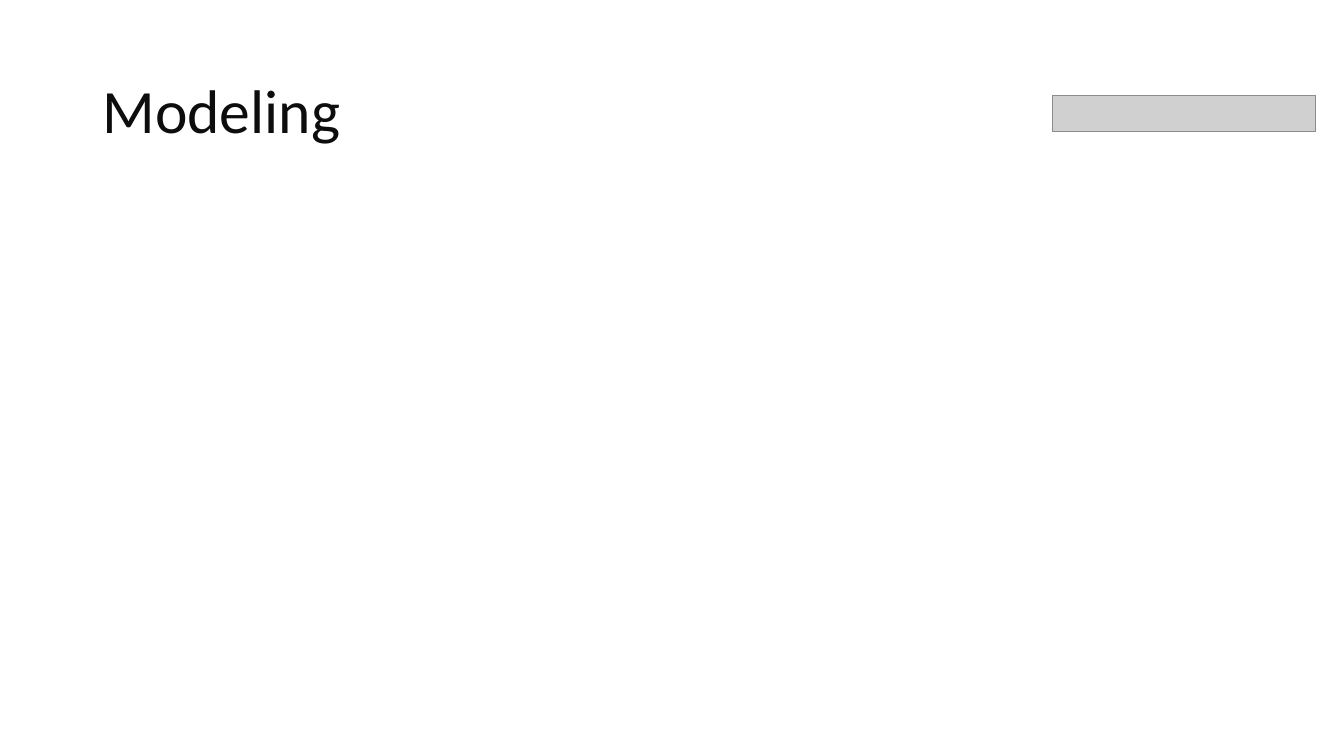
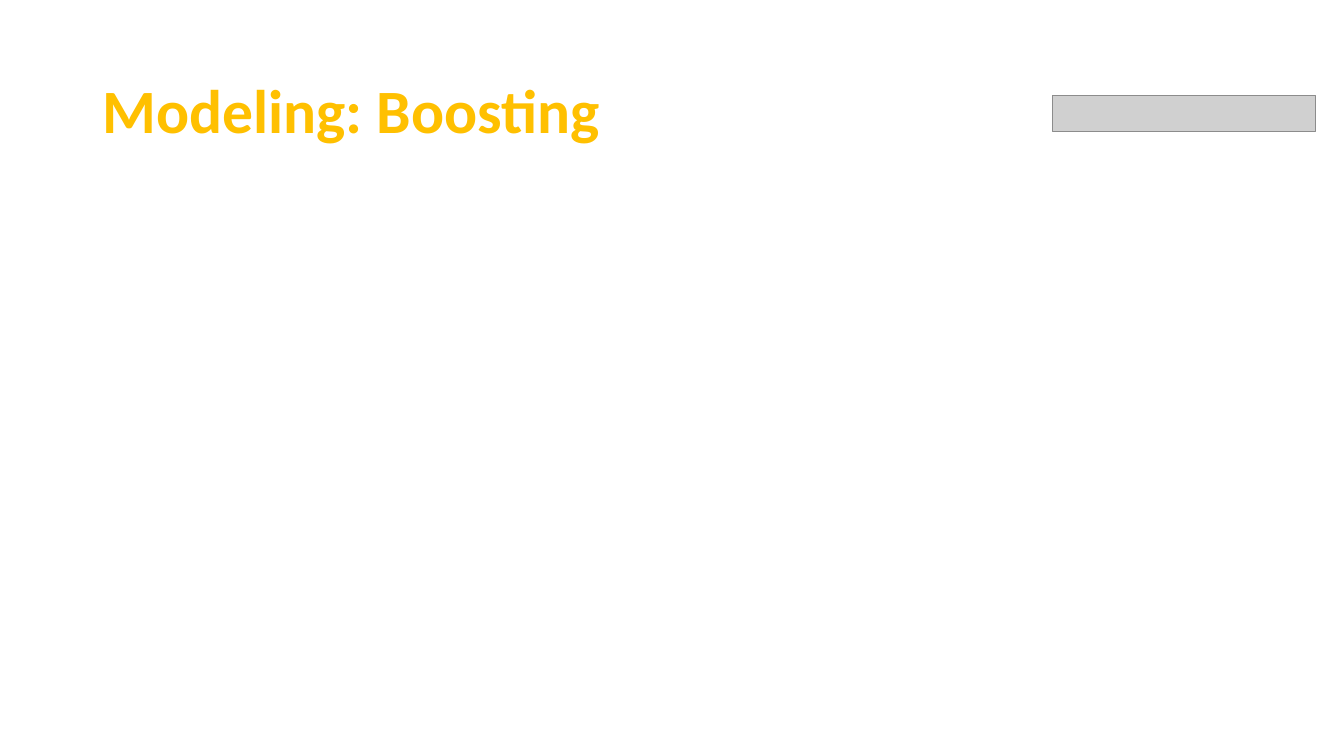
Before and after one commit to Team7-MSBA/Machine-Learning-Final-Project, a slide deck: slide 9 of FinalPresentation.pptx (slide 5 before the commit). Drawn at 1344x756 pixels with LibreOffice and Linux fonts; fonts in the diff are those of the drawing; grey boxes stand for pictures. Boxes give left, top, right and bottom in pixels: in the first picture for what was removed or moved away, otherwise in the second. Text is boxed around its words. In the diff, an @@ line names an element or a change of style, - is before the commit and + after.

```diff
--- a/FinalPresentation.pptx
+++ b/FinalPresentation.pptx
@@ title at (102,89,600,144): text changed; text colour #0D0D0D to #FFC000; bold on @@
-Modeling
+Modeling: Boosting
```
Also in this commit, not shown: 10 other slides changed, 3 slides added, 1 slide removed.
